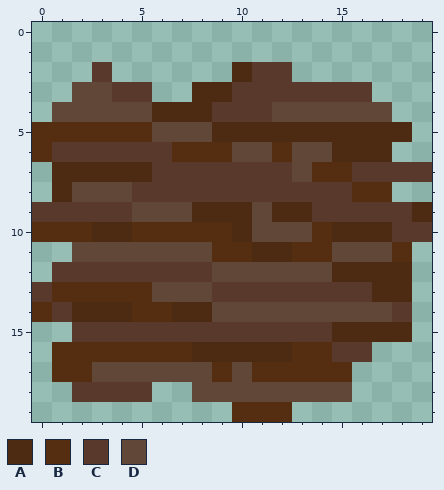
Two states of a pixel-art sprite, src/assets/block/wood/red/middle/wood_red_middle_2.png. This is how it looked before the edit.
The file is 20x20 pixels.
Palette (. is transparent): A #4d2b12  B #552e12  C #59392c  D #604737
New version:
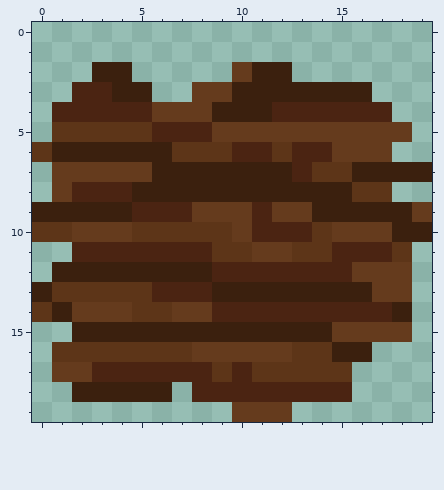
Commit message: all new darker woods
Diff:
{"colour":"A","old":"#4d2b12","new":"#653b1d"}
{"colour":"B","old":"#552e12","new":"#5d3518"}
{"colour":"C","old":"#59392c","new":"#3b200e"}
{"colour":"D","old":"#604737","new":"#4b2412"}
{"y":2,"x":4,"old":".","new":"C"}
{"y":5,"x":0,"old":"B","new":"."}
{"y":10,"x":2,"old":"B","new":"A"}
{"y":12,"x":15,"old":"A","new":"D"}
{"y":17,"x":1,"old":"BB","new":"AA"}
{"y":18,"x":6,"old":".","new":"C"}
{"y":19,"x":10,"old":"BBB","new":"AAA"}
{"label":"changed","picture_box":[32,62,432,422]}
